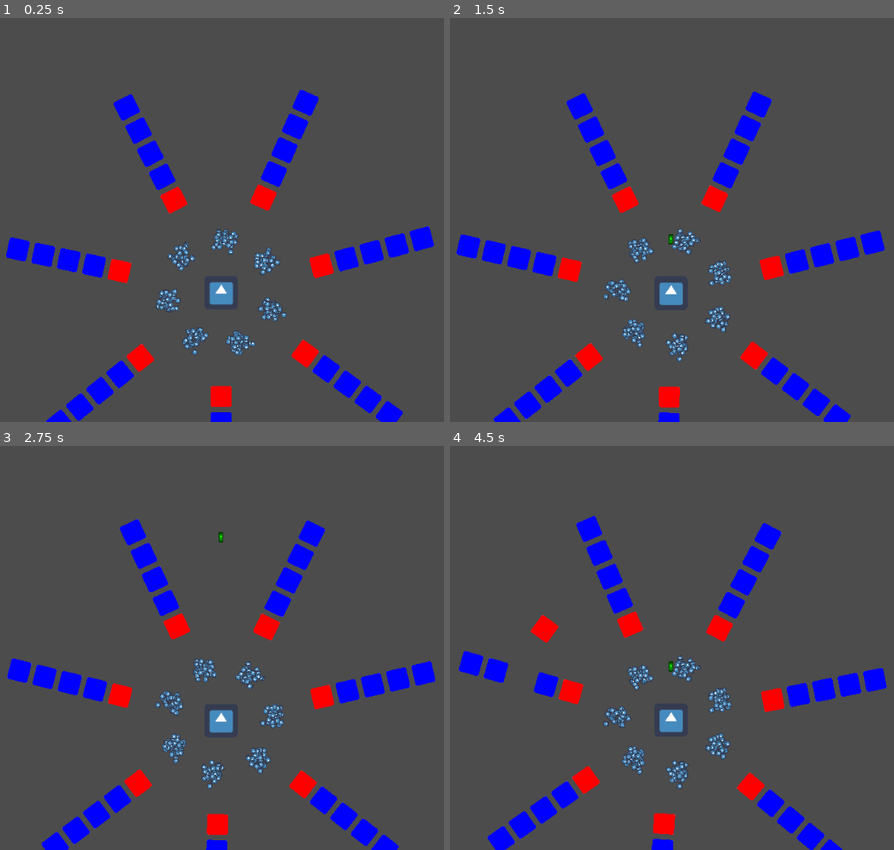
Above: before the commit, frames 1-4 (two rows, left to right).
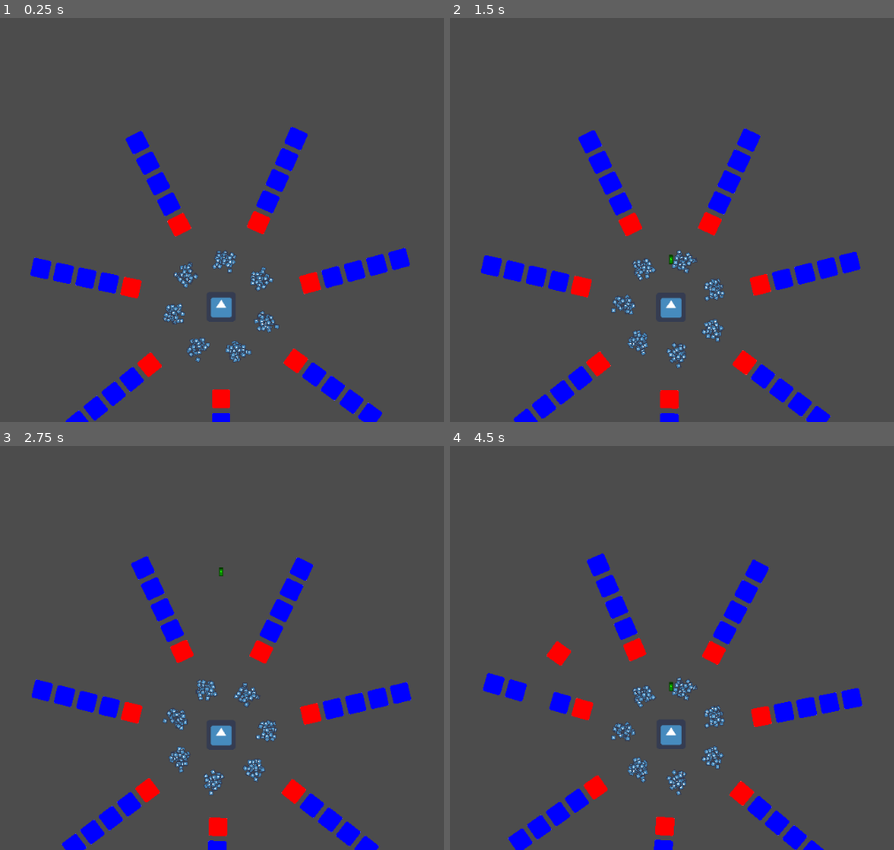
Above: after the commit, the same moments.

Repository: jlunesc/invaders
Game: Godot game, scene res://Scenes/Main.tscn
Two runs of this game, one before a commit and one after it. Both use one fixed random seed, a clock stepped at 60 frames per second and the inputs below. The engine's default icon, where the game draws it, is replaced by a stand-in: a white triangle on a blue panel in a dark square.
Inputs:
- Up to frame 1 (0.25 s): no input
- Up to frame 2 (1.5 s): tap Enter at 0.5 s; hold W (block_turn_right) 0.53-1.28 s; tap Space (shoot) at 0.6, 1.35 s; hold S (block_turn_left) from 1.28 s (still down)
- Up to frame 3 (2.75 s): release S (block_turn_left) at 2.03 s; hold W (block_turn_right) from 2.03 s (still down); tap Space (shoot) at 2.1 s
- Up to frame 4 (4.5 s): tap Space (shoot) at 2.85, 3.6, 4.35 s; release W (block_turn_right) at 3.53 s; hold S (block_turn_left) from 3.53 s (still down)

The runs differ from the first frame. In frame 1, 12% of the frame differs, in the area x 1-98%, y 17-100%; in frame 2, 12%; in frame 3, 12%; in frame 4, 12%, in the area x 1-99%, y 17-100%.

Commit message:
Add sound Fxs on impacts and blasters

Diff:
--- a/Scenes/InvaderArea.tscn
+++ b/Scenes/InvaderArea.tscn
@@ -30,5 +30,5 @@
 rotation = 3.14159
 scale = Vector2( 1.58201, 1.61559 )
 enabled = true
-cast_to = Vector2( 0, 120 )
+cast_to = Vector2( 0, 200 )
 collide_with_areas = true
--- a/Scenes/Main.tscn
+++ b/Scenes/Main.tscn
@@ -1,7 +1,10 @@
-[gd_scene load_steps=3 format=2]
+[gd_scene load_steps=6 format=2]
 
 [ext_resource path="res://Scenes/Player.tscn" type="PackedScene" id=1]
+[ext_resource path="res://Sound FXs/blastInvader.wav" type="AudioStream" id=2]
+[ext_resource path="res://Sound FXs/impactOthers.wav" type="AudioStream" id=3]
 [ext_resource path="res://Scripts/Main.gd" type="Script" id=4]
+[ext_resource path="res://Sound FXs/impactPlayer.wav" type="AudioStream" id=5]
 
 [node name="Main" type="Node2D"]
 script = ExtResource( 4 )
@@ -11,3 +14,14 @@
 [node name="InvaderContainer" type="Node" parent="."]
 
 [node name="BlockContainer" type="Node" parent="."]
+
+[node name="SoundFxs" type="Node2D" parent="."]
+
+[node name="shoot_invader" type="AudioStreamPlayer2D" parent="SoundFxs"]
+stream = ExtResource( 2 )
+
+[node name="impact_player" type="AudioStreamPlayer2D" parent="SoundFxs"]
+stream = ExtResource( 5 )
+
+[node name="impact_others" type="AudioStreamPlayer2D" parent="SoundFxs"]
+stream = ExtResource( 3 )
--- a/Scenes/Player.tscn
+++ b/Scenes/Player.tscn
@@ -1,9 +1,10 @@
-[gd_scene load_steps=6 format=2]
+[gd_scene load_steps=7 format=2]
 
 [ext_resource path="res://Scripts/Player.gd" type="Script" id=1]
 [ext_resource path="res://icon.png" type="Texture" id=2]
 [ext_resource path="res://Scenes/BulletPlayer.tscn" type="PackedScene" id=3]
 [ext_resource path="res://Scripts/Camera2D_player.gd" type="Script" id=4]
+[ext_resource path="res://Sound FXs/blastPlayer.wav" type="AudioStream" id=5]
 
 [sub_resource type="CapsuleShape2D" id=1]
 radius = 39.3814
@@ -23,10 +24,15 @@
 position = Vector2( 0, -45 )
 
 [node name="Camera2D" type="Camera2D" parent="."]
-position = Vector2( 0, -150 )
+position = Vector2( 0, -200 )
 scale = Vector2( 0.5, 0.5 )
 current = true
-zoom = Vector2( 1.33, 1.33 )
+zoom = Vector2( 1.5, 1.5 )
 smoothing_enabled = true
 smoothing_speed = 1.0
 script = ExtResource( 4 )
+
+[node name="SoundFxs" type="Node2D" parent="."]
+
+[node name="shoot" type="AudioStreamPlayer2D" parent="SoundFxs"]
+stream = ExtResource( 5 )
--- a/Scripts/BulletInvader.gd
+++ b/Scripts/BulletInvader.gd
@@ -11,12 +11,16 @@
 func _on_BulletInvader_body_entered(body):
 	if body.name == 'Player':
 		body._get_damage()
-		queue_free()
+		_disapear()
 	elif body.is_in_group("DestructibleBlock"):
 		body.queue_free()
-		queue_free()
+		_disapear()
 
 func _on_BulletInvader_area_entered(area):
 	if area.is_in_group("bullets_player"):
 		area.queue_free()
-		queue_free()
+		_disapear()
+
+func _disapear():
+	get_tree().get_current_scene().get_node('SoundFxs/impact_others').play()
+	queue_free()
--- a/Scripts/BulletPlayer.gd
+++ b/Scripts/BulletPlayer.gd
@@ -12,9 +12,13 @@
 func _on_Bullet_area_entered(area):
 	if area.get_parent().is_in_group("Invaders"):
 		area.get_parent().queue_free()
-	queue_free()
+	_disapear()
 
 func _on_Bullet_body_entered(body):
 	if body.is_in_group("DestructibleBlock"):
 		body.queue_free()
-		queue_free()
+		_disapear()
+
+func _disapear():
+	get_tree().get_current_scene().get_node('SoundFxs/impact_others').play()
+	queue_free()
--- a/Scripts/Main.gd
+++ b/Scripts/Main.gd
@@ -49,6 +49,7 @@
 		if inv._can_shoot():
 			inv.set_owner($InvaderContainer.get_owner())
 			inv._shoot()
+			$SoundFxs/shoot_invader.play()
 			break
 	time_now =  (OS.get_unix_time()-_reference_time) / 60.0
 	var b = pow(10, -0.5)
@@ -57,7 +58,6 @@
 		_normality(factor)
 	elif factor < 0.4:
 		_set_armagedon()
-
 
 func _invader_ditch():
 	rng.randomize()
--- a/Scripts/Player.gd
+++ b/Scripts/Player.gd
@@ -16,9 +16,11 @@
 
 func shoot():
 	$Camera2D.shake(0.25, 50, 2)
+	$SoundFxs/shoot.play()
 	var b = Bullet.instance()
 	owner.add_child(b)
 	b.transform = $Position2D.global_transform
 
 func _get_damage():
+	get_tree().get_current_scene().get_node('SoundFxs/impact_player').play()
 	$Camera2D.shake(0.75, 150, 7.5)
Not shown, added: Sound FXs/alarmArmagedon.wav.import
Not shown, added: Sound FXs/blastInvader.wav.import
Not shown, added: Sound FXs/blastPlayer.wav.import
Not shown, added: Sound FXs/impactOthers.wav.import
Not shown, added: Sound FXs/impactPlayer.wav.import
Not shown, added: Sound FXs/noAmo.wav.import
Not shown, added: Sound FXs/reloaded.wav.import
Not shown, added: Sound FXs/alarmArmagedon.wav
Not shown, added: Sound FXs/blastInvader.wav
Not shown, added: Sound FXs/blastPlayer.wav
Not shown, added: Sound FXs/impactOthers.wav
Not shown, added: Sound FXs/impactPlayer.wav
(and 2 more such lines)
